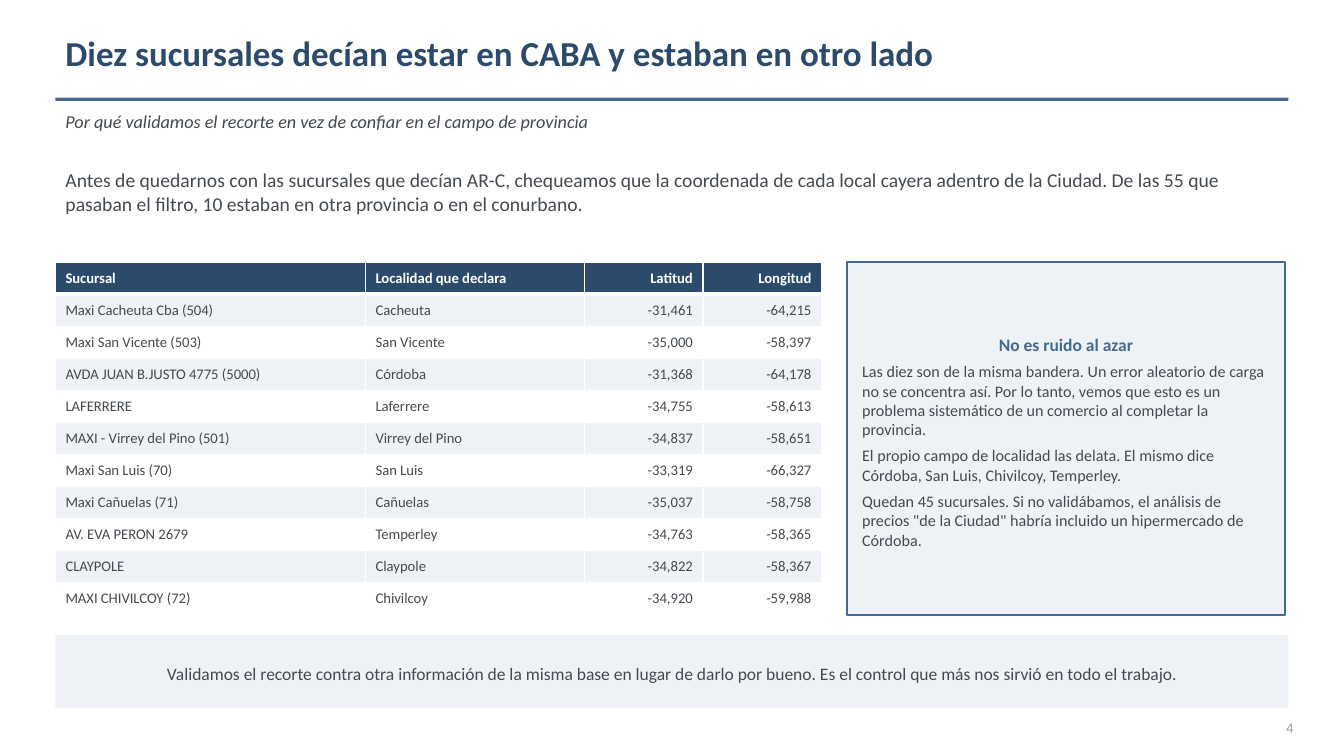
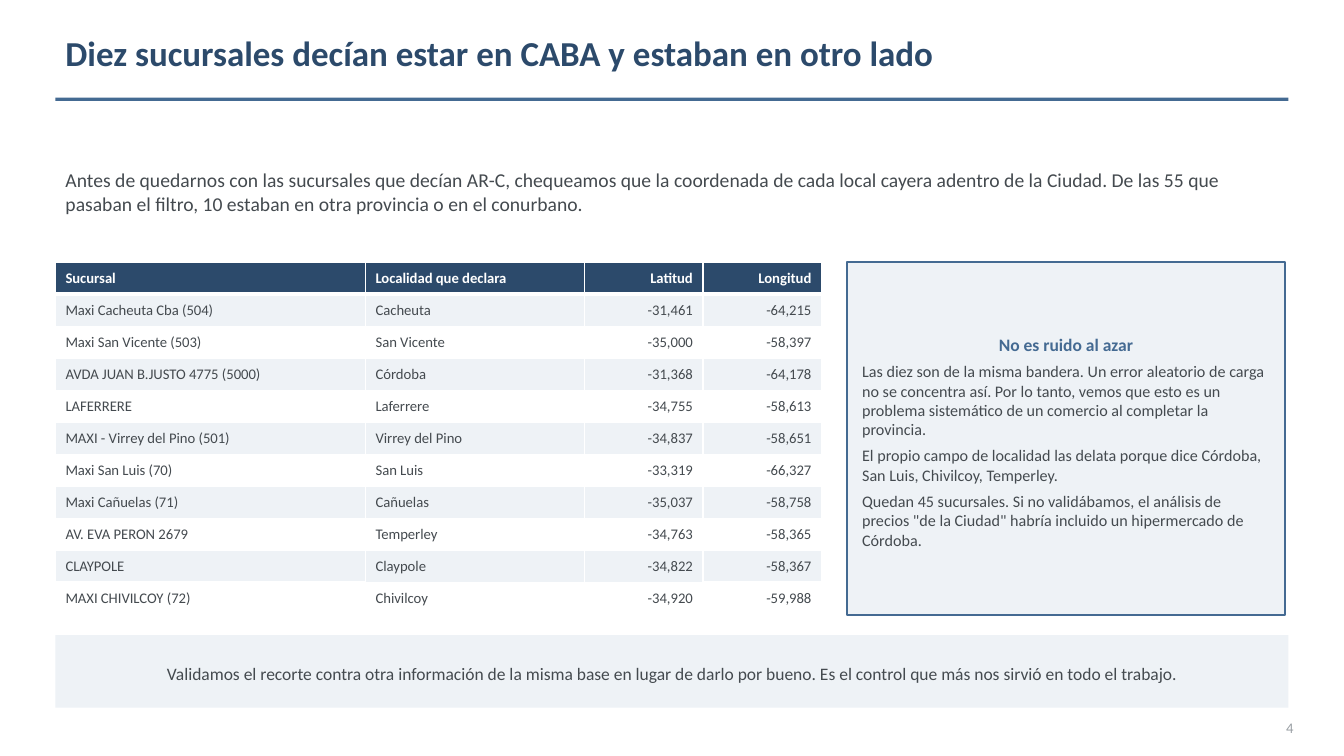
Before and after one commit to solguerrero0501-ux/tp-grupo03, a slide deck: slide 4 of presentacion/TP_CienciaDeDatos_EntregaFinal_Grupo3.pptx. Drawn at 1344x756 pixels with LibreOffice and Linux fonts; fonts in the diff are those of the drawing. Boxes give left, top, right and bottom in pixels: in the first picture for what was removed or moved away, otherwise in the second. Text is boxed around its words. In the diff, an @@ line names an element or a change of style, - is before the commit and + after.

```diff
--- a/presentacion/TP_CienciaDeDatos_EntregaFinal_Grupo3.pptx
+++ b/presentacion/TP_CienciaDeDatos_EntregaFinal_Grupo3.pptx
@@ text removed at [65, 115, 588, 131] @@
-Por qué validamos el recorte en vez de confiar en el campo de provincia
@@ text in rectangle at [862, 450, 1262, 484]: text changed @@
-El propio campo de localidad las delata. El mismo dice Córdoba, San Luis, Chivilcoy, Temperley.
+El propio campo de localidad las delata porque dice Córdoba, San Luis, Chivilcoy, Temperley.
```
Also in this commit, not shown: 21 other slides changed.
